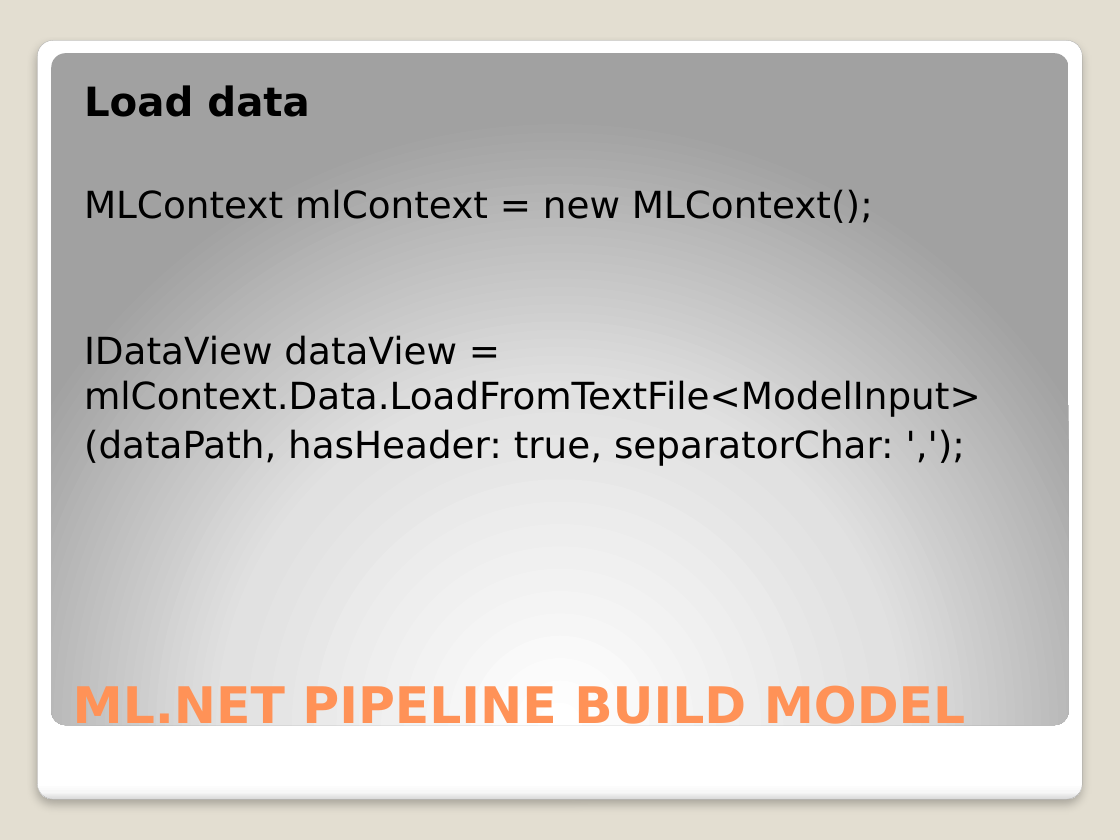
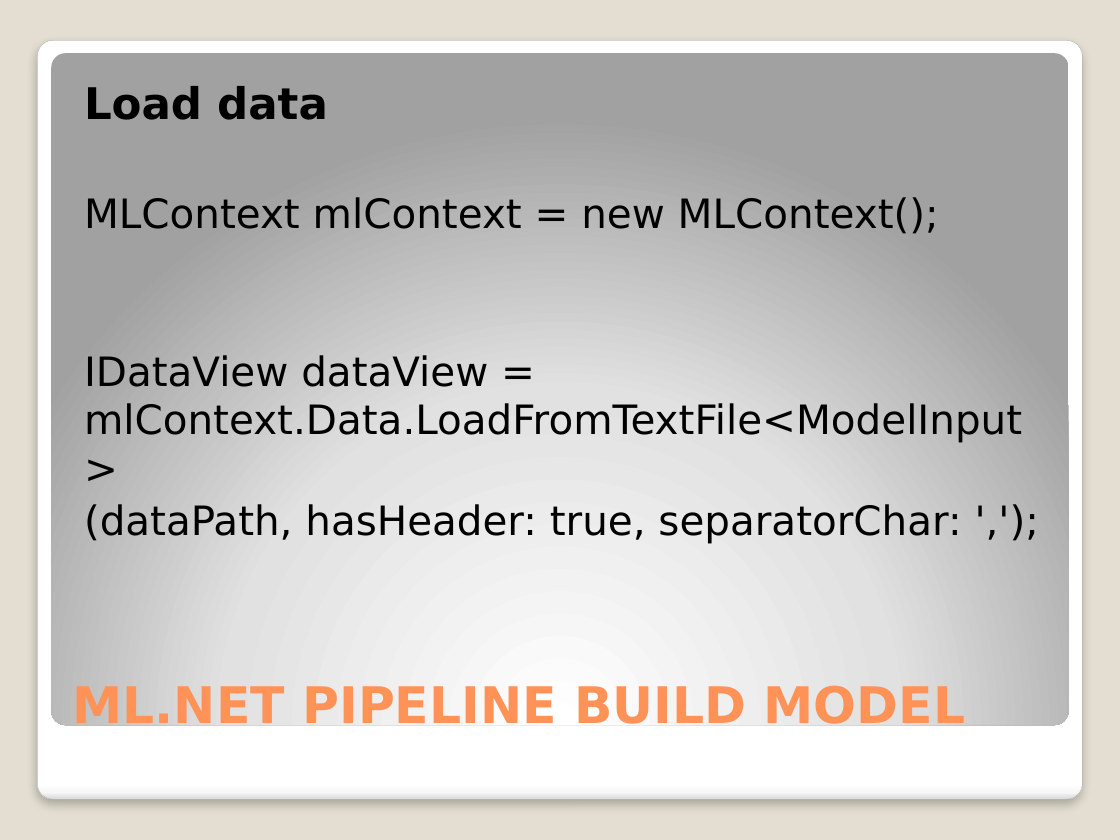
Before and after one commit to djkormo/mlnet-cli, a slide deck: slide 13 of presentation/Machine learning in Azure without Python.pptx. Drawn at 1120x840 pixels with LibreOffice and Linux fonts; fonts in the diff are those of the drawing. Boxes give left, top, right and bottom in pixels: in the first picture for what was removed or moved away, otherwise in the second. Text is boxed around its words. In the diff, an @@ line names an element or a change of style, - is before the commit and + after.

```diff
--- a/presentation/Machine learning in Azure without Python.pptx
+++ b/presentation/Machine learning in Azure without Python.pptx
@@ text "Load data" at bbox=[84, 86, 1022, 544]: size 25.9 to 28 pt in "Load data"; size 24.1 to 26 pt @@
```
Also in this commit, not shown: 10 other slides changed.
